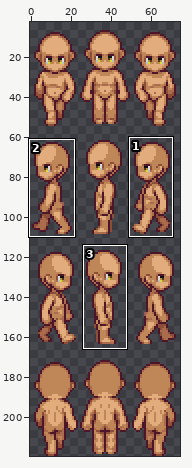
Sprite sheet: src/assets/sprites/Human/SMB_Base_M_Tone08_cut.png. Above, an overview of the earlier version with the close-up marked.
Close-up. Old version:
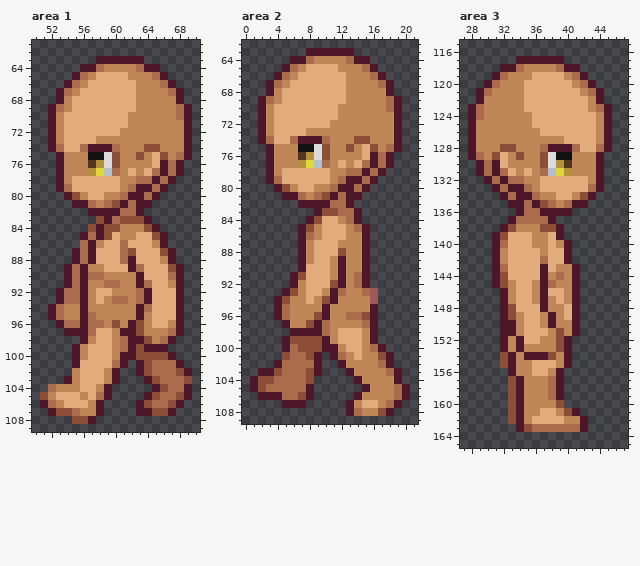
The file is 75x220 pixels. Colours within 5 levels of each other are drawn and written as one. Shown: area 1: x 50..70, y 61..109; area 2: x 0..21, y 62..109; area 3: x 27..47, y 115..165. The wide view leaves out empty margins. The commit also changed other parts of the picture, which this record leaves out.
Once edited:
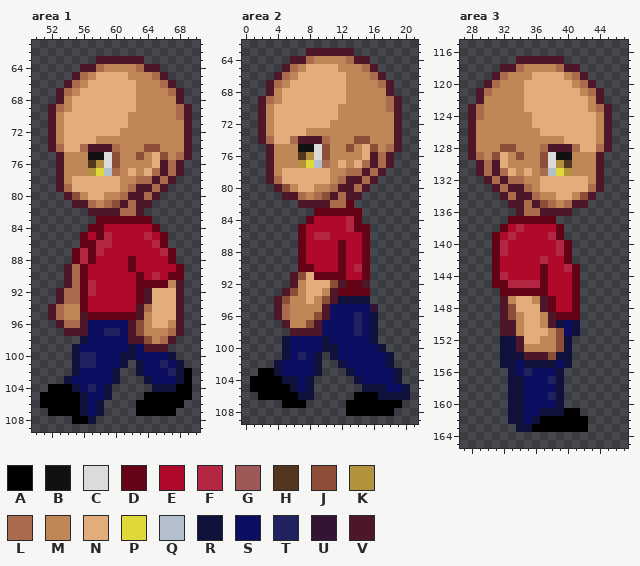
Palette (. is transparent): A #000000  B #111111  C #dbdbdb  D #640216  E #af0a2c  F #b52643  G #9c5957  H #52361f  J #8d4e37  K #b4913d  L #ab6b4d  M #bf8758  N #e2ac7d  P #e0d738  Q #b3bfcb  R #11123b  S #0c0f61  T #20225f  U #331435  V #4d1629
Change:
Changed rows in their new state; - is an unchanged pixel.
Area 1:
first column x 51:
 83 -------DDDDDDD-----
 84 ------DDEEEEEED----
 85 -----DEDFEEEEFED---
 86 -----DDFFEEEEEFD---
 87 ----DFDFEEEEEEEFD--
 88 ----DFDEEEEDEEEED--
 89 -----DEEEEEDEEEEED-
 90 -----DEEEEEEDEFEDD-
 91 -----DFEEEEEDDDD---
 92 -----DFEEEEED------
 93 -----DEEEEEED------
 94 -----DEEEEEE-------
 95 ------DDDDDD-------
 96 ------SSSSS--------
 97 ------SSTTS--------
 98 -----RSSSSS--------
 99 ----RSSSSSSRS------
100 ----RTTSSSRRSSSSR--
101 ----RTTSSSR-RSSTSR-
102 ----RSSSSR--RSSSTRA
103 ---RSSSSSR---RSSSRA
104 -AAARSTSR-----RRRAA
105 AAAAARSSR----AAAAAA
106 AAAAARSR----AAAAAA-
107 -AAAARSR----AAAAA--
108 ----AAR------------
Area 2:
first column x 1:
 82 ------------D-------
 83 --------DDDDDD------
 84 -------DEEEEFD------
 85 ------DEEEEEFDD-----
 86 ------DEFFEEEED-----
 87 ------DEEEEDEED-----
 88 ------DEEEEDEED-----
 89 ------DEEEEDEED-----
 90 ------DDEEEDEFD-----
 91 --------DDDDEED-----
 92 ------------DD------
 93 -----------DDDD.----
 94 -----------RRRR.----
 95 ----------SSSSSU----
 96 ----------SSSTSR----
 97 ---------SSSSTSR----
 98 ---------SSSSTSR----
 99 ----RSSSSRSSSSSR----
100 ----RSSSSRRSSSSSR---
101 ----RSTSR-RSSSSSSR--
102 ---RSSSSR--RSSSSSR--
103 -AARSSSSR---RSSSSSR-
104 AAAARRSR-----RSSSSR-
105 AAAAARSR------RRRSSR
106 -AAAAARR-----AAARRRR
107 ----AAA-----AAAAAAA-
108 ------------AAAAAA--
Area 3:
first column x 31:
137 --DDDDDD----
138 -DEFEEEED---
139 DEFEEEEFD---
140 DFEEEEEEFD--
141 DFEEEEEEFD--
142 DEEEEEFEED--
143 DEEEEEDEEFD-
144 DFEEEEDEEED-
145 DDFFFFDEEED-
146 -DDDDDDEEED-
147 -------DEED-
148 -------DEED-
149 --------DDD-
150 --------RSR-
151 ---------SR-
152 -RR------R--
153 -RR------R--
154 -RRR----RR--
155 -RRSRRRRSR--
156 --RSTSSSR---
157 --RRSSSTR---
158 --RRSSSSR---
159 --RRSSSTR---
160 --RRSSSSR---
161 --RRSSRRRAA-
162 --RRSRAAAAAA
163 ---RRAAAAAAA
Pixel boxes of the changes (left, top, right, bottom) in both close-ups:
changed: (40, 216, 192, 424)
changed: (250, 200, 410, 416)
changed: (492, 216, 588, 432)
